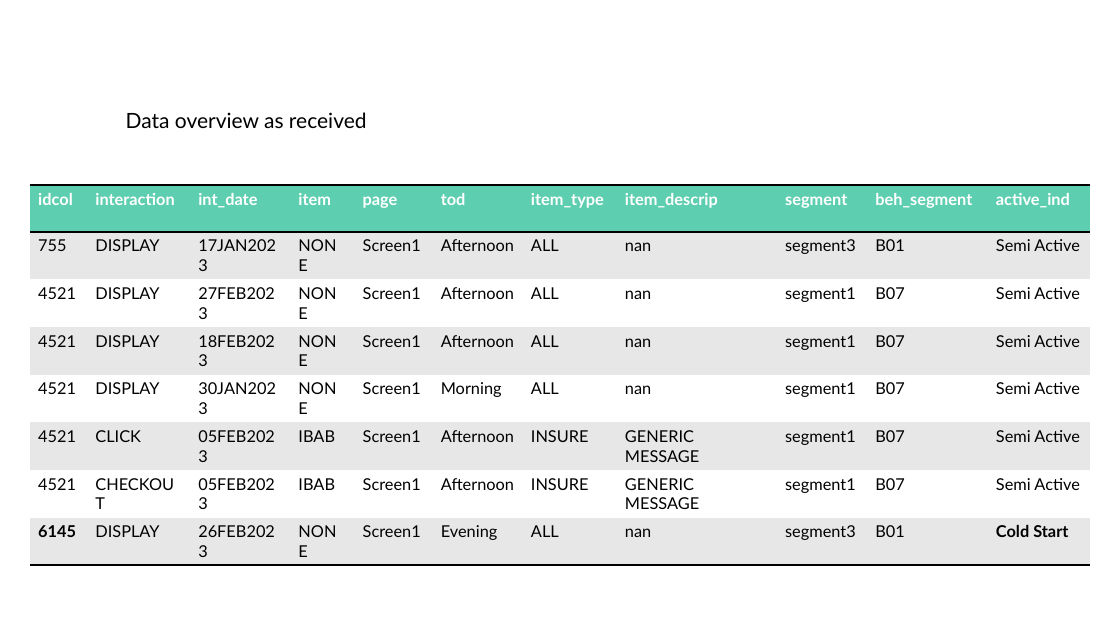
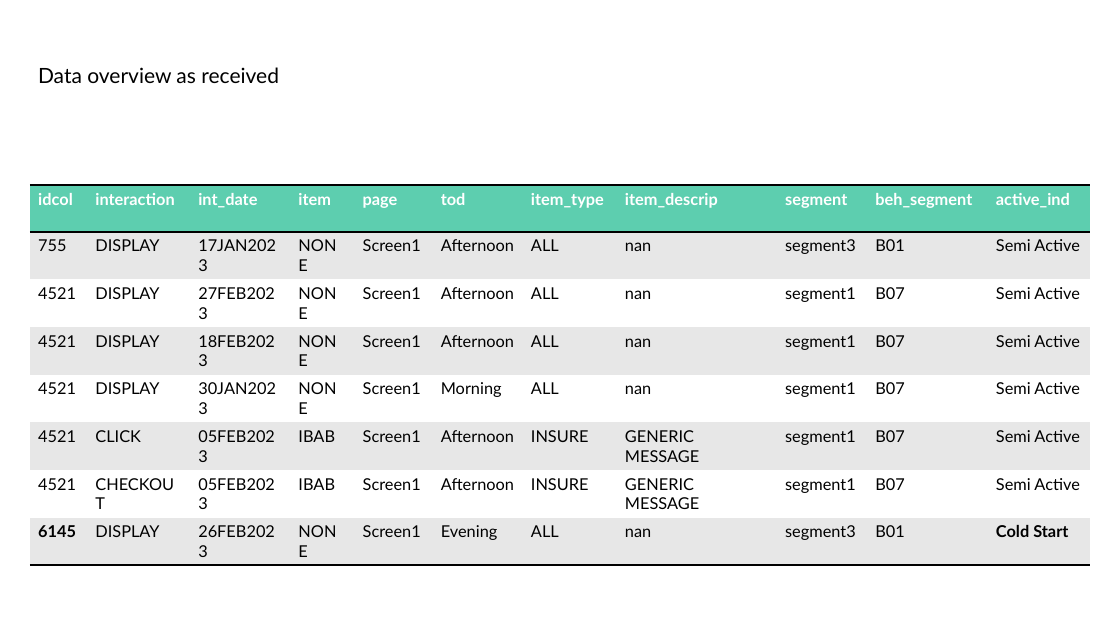
Before and after one commit to lizesteyn/FNBdataquest, a slide deck: slide 3 of Presentation1.pptx. Drawn at 1120x630 pixels with LibreOffice and Linux fonts; fonts in the diff are those of the drawing; background and template pictures are left out. Boxes give left, top, right and bottom in pixels: in the first picture for what was removed or moved away, otherwise in the second. Text is boxed around its words. In the diff, an @@ line names an element or a change of style, - is before the commit and + after.

```diff
--- a/Presentation1.pptx
+++ b/Presentation1.pptx
@@ text "Data overview as received": place and size @@
-text "Data overview as received" at [126, 112, 367, 128]
+text "Data overview as received" at [38, 67, 279, 83]
```
Also in this commit, not shown: 4 other slides changed, 11 slides added, 1 other file.
